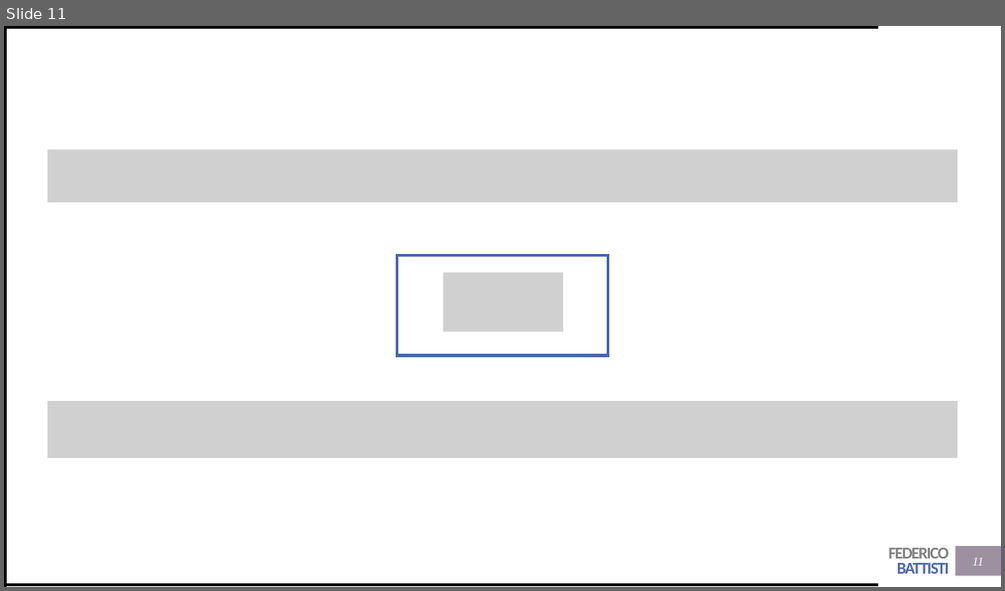
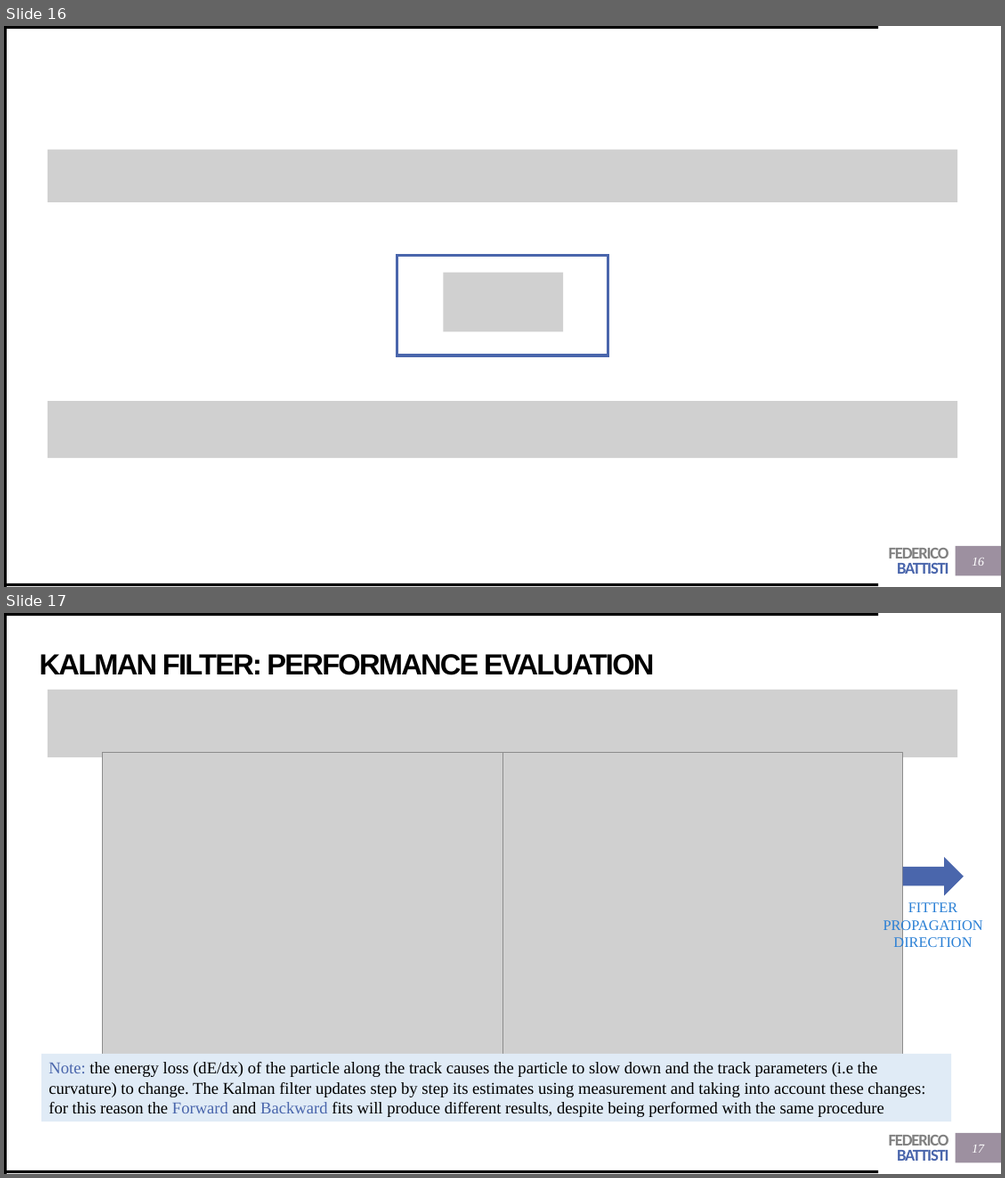
Before and after one commit to Trenchcoat95/OxfordCode, a slide deck: Presentations/Kalman Filter.pptx. Shown one above the other, each under a label of ours: slide 11 before the commit, slides 16 and 17 after it. The pictures are 1005x591 and 1005x1178 pixels, drawn with LibreOffice and Linux fonts; fonts in the diff are those of the drawing; grey boxes stand for pictures. Boxes give left, top, right and bottom in pixels: in the first picture for what was removed or moved away, otherwise in the second. Text is boxed around its words. In the diff, an @@ line names an element or a change of style, - is before the commit and + after.

Commit message:
new kalman presentation and toy montecarlo

```diff
--- a/Presentations/Kalman Filter.pptx
+++ b/Presentations/Kalman Filter.pptx
@@ slide 17 added at (4,613,1001,1174), background #FFFFFF; not listed: 5 template elements that a slide beside it also shows @@
@@ title added at (40,654,654,675), 28 pt, text #000000, bold @@
+KALMAN FILTER: PERFORMANCE EVALUATION
@@ picture added at (48,690,957,757) @@
@@ picture added at (102,752,502,1062) @@
@@ picture added at (502,752,903,1062) @@
@@ right arrow added at (904,859,963,895), fill #4A66AC, outline #4A66AC 1 pt @@
@@ text added at (883,902,983,950), 14 pt, text #297FD5 @@
+FITTER PROPAGATION DIRECTION
@@ rectangle added at (41,1054,952,1121), fill #E0EBF6, 16 pt, text #000000 @@
+Note: the energy loss (dE/dx) of the particle along the track causes the particle to slow down and the track parameters (i.e the curvature) to change. The Kalman filter updates step by step its estimates using measurement and taking into account these changes: for this reason the Forward and Backward fits will produce different results, despite being performed with the same procedure
@@ page number added at (971,1144,984,1152), 12 pt, text #FFFFFF, italic @@
+17
@@ what was slide 11 is now slide 16 @@
@@ page number at (971,557,984,565): text changed @@
-11
+16
```
Also in this commit, not shown: 12 slides changed, 16 other slides added, 55 other files.
